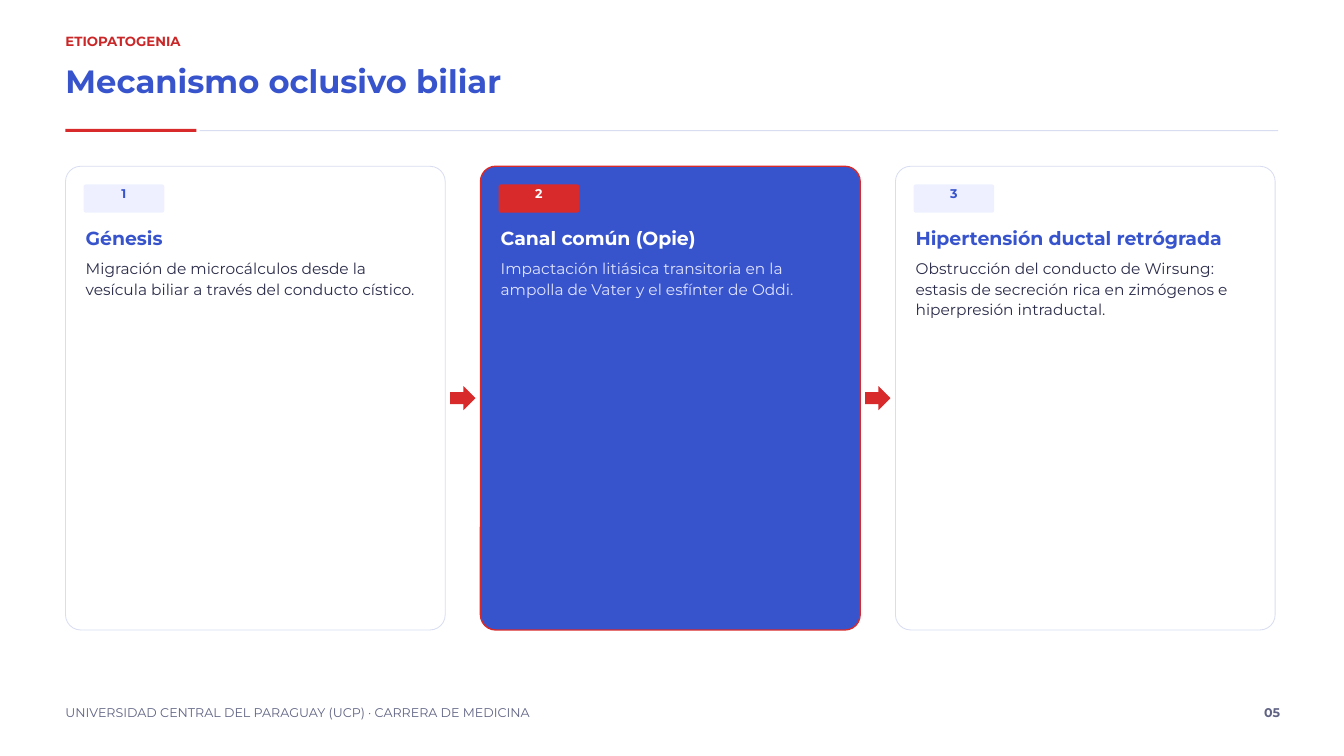
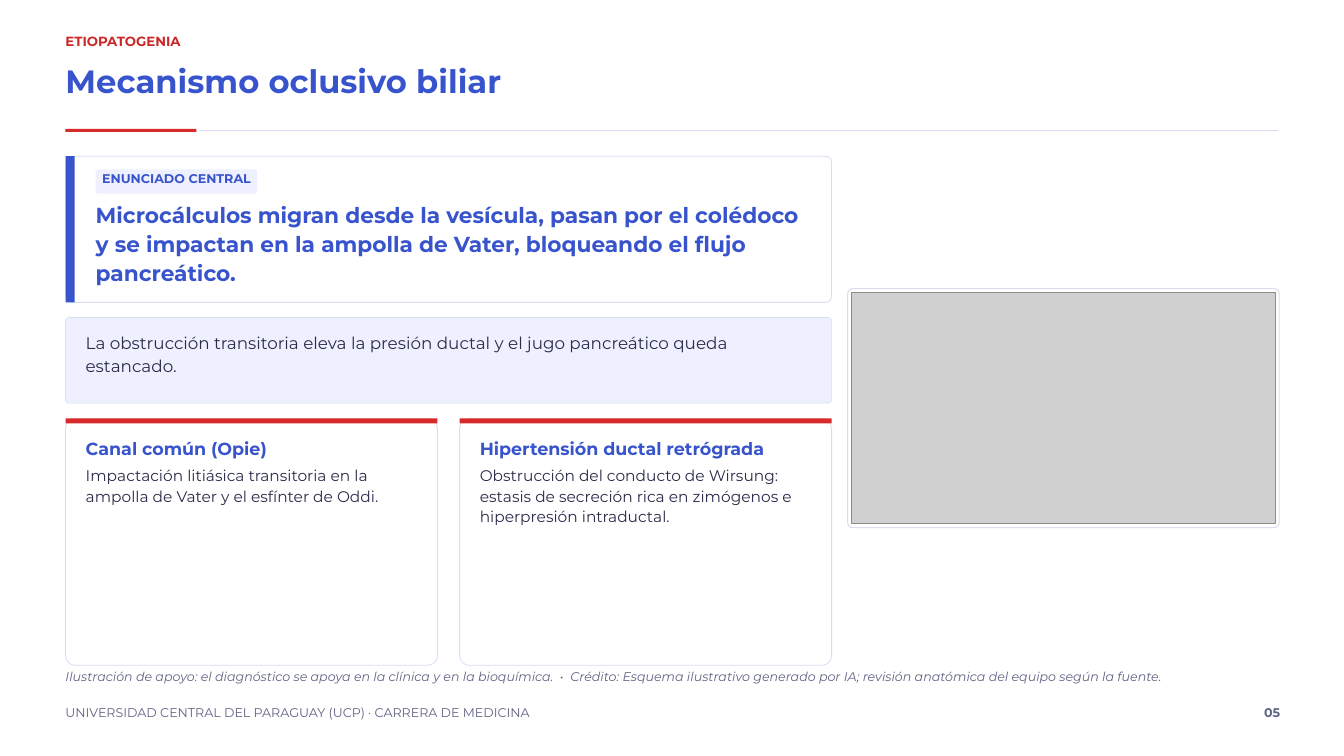
Before and after one commit to rpsin9096/slide-repo-v1, a slide deck: slide 5 of entregas-es/pancreatitis-biliar/Pancreatitis_biliar_12_diapositivas_es.pptx. Drawn at 1344x756 pixels with LibreOffice and Linux fonts; fonts in the diff are those of the drawing; grey boxes stand for pictures. Boxes give left, top, right and bottom in pixels: in the first picture for what was removed or moved away, otherwise in the second. Text is boxed around its words. In the diff, an @@ line names an element or a change of style, - is before the commit and + after.

```diff
--- a/entregas-es/pancreatitis-biliar/Pancreatitis_biliar_12_diapositivas_es.pptx
+++ b/entregas-es/pancreatitis-biliar/Pancreatitis_biliar_12_diapositivas_es.pptx
@@ rounded rectangle resized from (x1=66, y1=166, x2=446, y2=630) to (x1=66, y1=156, x2=832, y2=302) @@
@@ rectangle added at (x1=66, y1=156, x2=75, y2=302), fill #3854CC @@
@@ rounded rectangle resized from (x1=84, y1=185, x2=164, y2=213) to (x1=96, y1=169, x2=257, y2=194) @@
@@ text added at (x1=102, y1=174, x2=251, y2=183), 9 pt, text #3854CC, bold @@
+ENUNCIADO CENTRAL
@@ text added at (x1=96, y1=206, x2=798, y2=286), 15.5 pt, text #3854CC, bold @@
+Microcálculos migran desde la vesícula, pasan por el colédoco y se impactan en la ampolla de Vater, bloqueando el flujo pancreático.
@@ text removed at (x1=121, y1=189, x2=126, y2=198) @@
-1
@@ rounded rectangle removed at (x1=499, y1=185, x2=580, y2=213) @@
@@ text removed at (x1=535, y1=189, x2=542, y2=198) @@
-2
@@ rounded rectangle removed at (x1=913, y1=185, x2=994, y2=213) @@
@@ text removed at (x1=950, y1=189, x2=957, y2=198) @@
-3
@@ text removed at (x1=86, y1=230, x2=414, y2=295) @@
-Génesis
-Migración de microcálculos desde la vesícula biliar a través del conducto cístico.
@@ rounded rectangle added at (x1=848, y1=288, x2=1279, y2=527), fill #FFFFFF, outline #D9DDF2 0.75 pt @@
@@ picture added at (x1=852, y1=292, x2=1275, y2=523) @@
@@ rounded rectangle resized from (x1=481, y1=166, x2=861, y2=630) to (x1=66, y1=318, x2=832, y2=403) @@
@@ rounded rectangle at (x1=66, y1=318, x2=832, y2=403): fill #3854CC to #EEF0FF; outline #D92A2B 1 pt to #D9DDF2 0.4 pt @@
@@ text added at (x1=86, y1=336, x2=727, y2=372), 12 pt, text #2B2C4A @@
+La obstrucción transitoria eleva la presión ductal y el jugo pancreático queda estancado.
@@ right arrow removed at (x1=451, y1=386, x2=476, y2=410) @@
@@ right arrow removed at (x1=865, y1=386, x2=890, y2=410) @@
@@ rounded rectangle added at (x1=66, y1=418, x2=438, y2=665), fill #FFFFFF, outline #D9DDF2 0.6 pt @@
@@ rectangle added at (x1=66, y1=418, x2=438, y2=423), fill #D92A2B @@
@@ rounded rectangle resized from (x1=895, y1=166, x2=1275, y2=630) to (x1=460, y1=418, x2=832, y2=665) @@
@@ rectangle added at (x1=460, y1=418, x2=832, y2=423), fill #D92A2B @@
@@ text "Canal común (Opie)" moved from (x1=501, y1=230, x2=793, y2=298) to (x1=86, y1=441, x2=378, y2=505) @@
@@ text "Canal común (Opie)" at (x1=86, y1=441, x2=378, y2=505): size 13.5 to 12.5 pt, text colour #FFFFFF to #3854CC in "Canal común (Opie)"; text colour #E0E4FF to #2B2C4A in "Impactación litiásica transitoria en la ampolla de ..."; less space between paragraphs @@
@@ text at (x1=480, y1=441, x2=764, y2=459): size 13.5 to 12.5 pt in "Hipertensión ductal retrógrada"; less space between paragraphs @@
@@ text "Hipertensión ductal retrógrada" moved from (x1=916, y1=230, x2=1227, y2=318) to (x1=480, y1=441, x2=791, y2=525) @@
@@ text added at (x1=65, y1=671, x2=1161, y2=684), 9 pt, text #606383, italic @@
+Ilustración de apoyo: el diagnóstico se apoya en la clínica y en la bioquímica. • Crédito: Esquema ilustrativo generado por IA; revisión anatómica del equipo según la fuente.
```
Also in this commit, not shown: 8 other slides changed, 3 other files.
